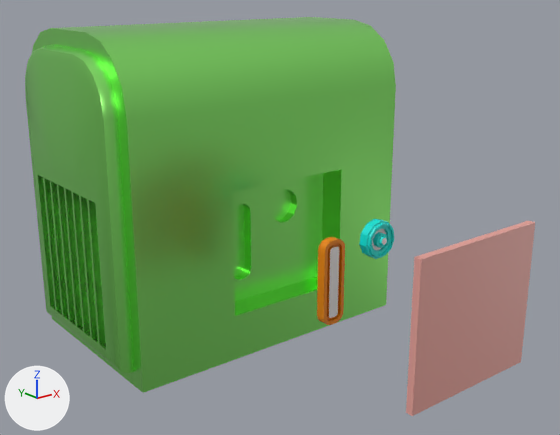
The FBX model Assets/Models/BLEU_SCREEN_GENERATOR_1.fbx: old version first, new version second.
The view is the same before and after, from a camera (50 mm lens) standing at (-1.433, -2.12, 0.649) and looking at (-0.035, -0.373, -0.05). Arrows for +X, +Y and +Z are at lower left; the lights stay in place.

Script lines for the objects in view, before the commit:
```python
mat_material_002 = principled_material('Material.002')
mat_material_002.base_color = (0.8, 0.363, 0.321)  # pink #e7a29a
me_cube_000 = bpy.data.meshes.new('Cube.000')
me_cube_000.from_pydata(...)  # a box spanning x -0.173..0.26, y -1.049..-1.029, z -0.353..0.044
me_cube_000.materials.append(mat_material_002)  # pink #e7a29a
# before: 0 (0.26, -1.049, 0.044) at pixel (535, 222), 1 (-0.173, -1.049, 0.044) at pixel (421, 259), 2 (0.26, -1.049, -0.353) at pixel (520, 362), 3 (0.26, -1.029, 0.044) at pixel (528, 220), 4 (-0.173, -1.029, 0.044) at pixel (414, 256)
# before: 5 (0.26, -1.029, -0.353), 6 (-0.173, -1.029, -0.353) at pixel (405, 412), 7 (-0.173, -1.049, -0.353) at pixel (412, 416)
me_cube_001 = bpy.data.meshes.new('Cube.001')
me_cube_001.from_pydata(...)  # 168 vertices, 142 faces; spans x -0.117..-0.042, y -0.667..-0.639, z -0.281..-0.033
# faces by material slot: [141, 1]
me_cube_001.materials.append(mat_material_005)  # orange #e78600
me_cube_001.materials.append(mat_material_006)  # white #e7e7e7
me_cube_002 = bpy.data.meshes.new('Cube.002')
me_cube_002.from_pydata(...)  # 770 vertices, 750 faces; spans x 0.0371..0.1487, y -0.6838..-0.6408, z -0.1238..-0.0133
# faces by material slot: [705, 45]
me_cube_002.materials.append(mat_material_003)  # cyan #00e7dc
me_cube_002.materials.append(mat_material_007)  # white #e7e7e7
me_cube_005 = bpy.data.meshes.new('Cube.005')
me_cube_005.from_pydata(...)  # 443 vertices, 882 faces; spans x -0.546..0.5, y -0.323..0.323, z -0.5..0.5
# faces by material slot: [857, 9, 16]
me_cube_005.materials.append(mat_material_001)  # green #9fff80
me_cube_005.materials.append(mat_material_004)  # white #e7e7e7
me_cube_005.materials.append(mat_material_008)  # white #e7e7e7
ob_cube = bpy.data.objects.new('Cube', me_cube_005)
ob_cube.location = (0.0, 0.0, 0.0)
ob_cube_001 = bpy.data.objects.new('Cube.001', me_cube_000)
ob_cube_001.location = (0.0, 0.0, 0.0)
ob_cube_002 = bpy.data.objects.new('Cube.002', me_cube_001)
ob_cube_002.location = (0.0, 0.0, 0.0)
ob_cube_003 = bpy.data.objects.new('Cube.003', me_cube_002)
ob_cube_003.location = (0.0, 0.0, 0.0)
```
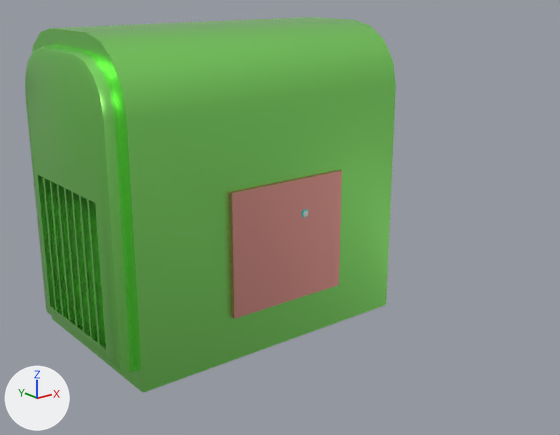
Where the newer file only moved an object's origin or applied its transform, the numbers keep the older frame.

Scene script edits in JSON lines:
```json
{"op": "set", "path": "mat_material_002.metallic", "old": "0.0", "new": "1.0"}
{"block": "me_cube_000", "where": "me_cube_000.from_pydata(...)  # 8 vertices, 6 faces; spans x -0.173..0.26, y -1.049..-1.029, z -0.353..0.044"}
{"block": "me_cube_000", "where": "# used by ob_cube_001; location = (0.0, 0.0, 0.0)"}
{"block": "me_cube_000", "where": "# verts and faces of me_cube_000; kept vertices keep their numbers, new ones are numbered from 8"}
{"block": "me_cube_000", "change": "me_cube_000 part 4"}
{"op": "add", "block": "me_cube_000", "code": "delete_vertices([*range(0, 8)])  # with the faces that use them"}
{"block": "me_cube_000", "change": "me_cube_000 part 5"}
{"op": "add", "block": "me_cube_000", "code": "verts[8] = (-0.217, -0.01, 0.198)  # pixel (232, 193)"}
{"op": "add", "block": "me_cube_000", "code": "verts[9] = (-0.217, 0.01, 0.198)  # pixel (228, 191)"}
{"op": "add", "block": "me_cube_000", "code": "verts[10] = (-0.217, 0.01, -0.198)  # pixel (230, 316)"}
{"op": "add", "block": "me_cube_000", "code": "verts[11] = (-0.217, -0.01, -0.198)  # pixel (234, 318)"}
{"op": "add", "block": "me_cube_000", "code": "for new, old in zip([*range(12, 16)], [*range(8, 12)]): verts[new] = verts[old] + (0.434, 0.0, 0.0)"}
{"op": "add", "block": "me_cube_000", "code": "faces += [(8, 12, 13, 9), (8, 11, 15, 12), (12, 15, 14, 13), (9, 13, 14, 10), (10, 14, 15, 11), (8, 9, 10, 11)]"}
{"block": "me_cube_002", "where": "# used by ob_cube_003; location = (0.0, 0.0, 0.0)"}
{"op": "remove", "block": "me_cube_002", "code": "me_cube_002.from_pydata(...)  # 770 vertices, 750 faces; spans x 0.0371..0.1487, y -0.6838..-0.6408, z -0.1238..-0.0133"}
{"op": "add", "block": "me_cube_002", "code": "me_cube_002.from_pydata(...)  # 218 vertices, 201 faces; spans x -0.0543..0.0572, y -0.0139..0.0291, z -0.0591..0.0561"}
{"block": "me_cube_002", "change": "me_cube_002 part 1: 770 vertices removed from x 0.0371..0.1487, y -0.6838..-0.6408, z -0.1238..-0.0133"}
{"block": "me_cube_002", "change": "me_cube_002 part 2: 218 vertices added at x -0.0543..0.0572, y -0.0139..0.0291, z -0.0591..0.0561"}
{"block": "me_cube_001", "where": "# used by ob_cube_002; location = (0.0, 0.0, 0.0)"}
{"op": "remove", "block": "me_cube_001", "code": "me_cube_001.from_pydata(...)  # 168 vertices, 142 faces; spans x -0.117..-0.042, y -0.667..-0.639, z -0.281..-0.033"}
{"op": "add", "block": "me_cube_001", "code": "me_cube_001.from_pydata(...)  # 188 vertices, 153 faces; spans x -0.037..0.037, y -0.008..0.019, z -0.137..0.12"}
{"block": "me_cube_001", "change": "me_cube_001 part 3: 168 vertices removed from x -0.117..-0.042, y -0.667..-0.639, z -0.281..-0.033"}
{"op": "set", "path": "ob_cube_001.location", "old": "(0.0, 0.0, 0.0)", "new": "(0.032, -0.328, -0.154)"}
{"op": "set", "path": "ob_cube_003.location", "old": "(0.0, 0.0, 0.0)", "new": "(0.091, -0.328, -0.065)"}
```

Where the change shows, as pixel boxes [x1, y1, x2, y2] in the pictures (560 x 435 px):
```json
{"object": "Cube.001", "change": "surface changed, reshaped, moved", "before": [406, 221, 535, 416], "after": [229, 170, 342, 319], "on screen": "12% narrower, 23% shorter"}
{"object": "Cube.003", "change": "reshaped, moved", "before": [359, 219, 394, 259], "after": [302, 209, 308, 217]}
{"part": 1, "of": "me_cube_002", "change": "deleted", "before": [359, 219, 394, 259], "on screen": "cyan"}
{"part": 2, "of": "me_cube_002", "change": "added", "after": [302, 209, 308, 217]}
{"part": 3, "of": "me_cube_001", "change": "deleted", "before": [317, 237, 345, 325]}
{"part": 4, "of": "me_cube_000", "change": "deleted", "before": [406, 221, 535, 416], "on screen": "brown"}
{"part": 5, "of": "me_cube_000", "change": "added", "after": [229, 170, 342, 319], "on screen": "brown"}
```
